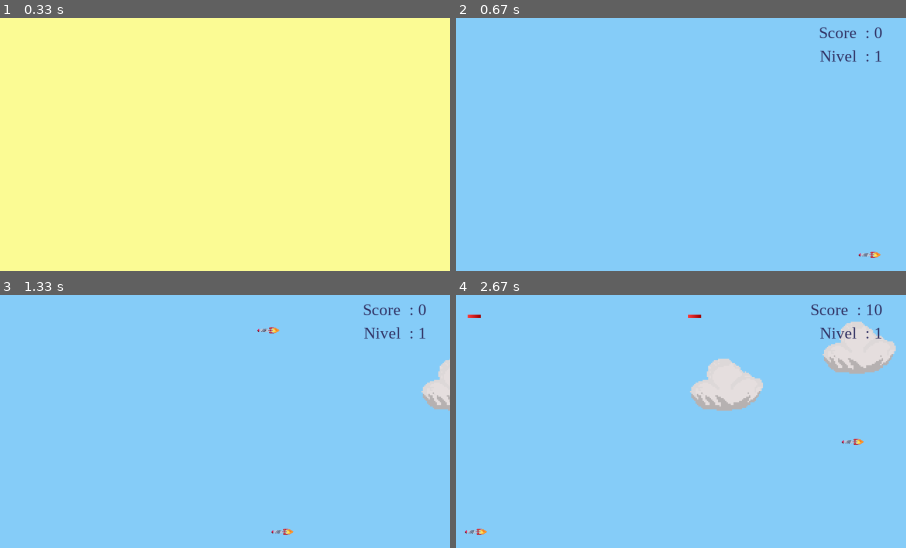
Above: before the commit, frames 1-4 (two rows, left to right).
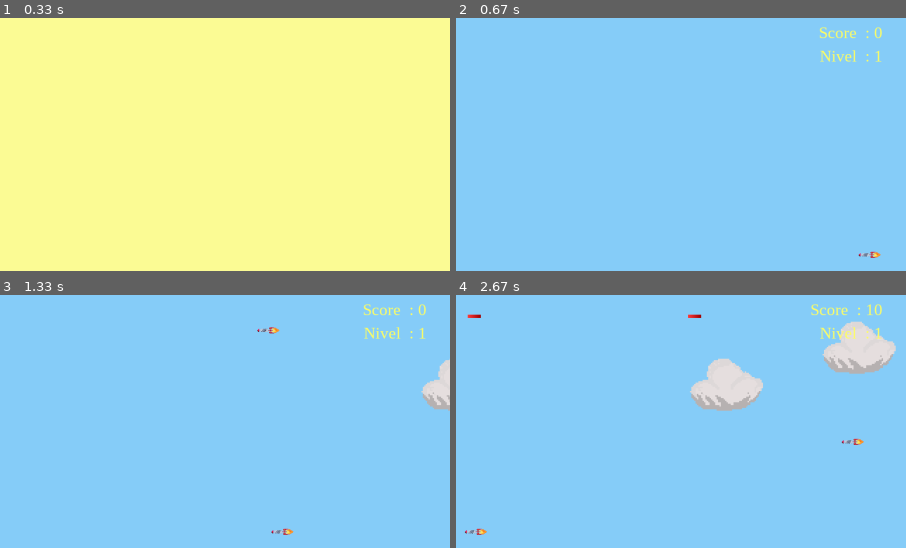
Above: after the commit, the same moments.

Repository: GeorgiGB/GeorgiGeorgiev-DI2122
Game: pygame game, started from TEMA1/ParteAmpliacion/main.py
Two runs of this game, one before a commit and one after it. Both use one fixed random seed, a clock stepped at 60 frames per second and the inputs below.
Inputs:
- Up to frame 1 (0.33 s): no input
- Up to frame 2 (0.67 s): tap P at 0.33 s
- Up to frame 3 (1.33 s): tap Space at 0.67, 1.07 s; hold Right from 1 s (still down)
- Up to frame 4 (2.67 s): tap Space at 1.37, 1.9, 2.2, 2.4 s; release Right at 1.47 s; hold Right 1.83-2.3 s; hold Left from 2.33 s (still down)
The pictures show only the part of the screen within x 50-100%, y 0-50%; the shares and areas given below are measured in that part.

Frame 1 is identical in both runs. In frame 2, 0.4% of the frame differs, in the area x 80-95%, y 3-18%; in frame 3, 0.4%; in frame 4, 0.5%, in the area x 78-95%, y 3-18%.

Commit message:
añadir misiles

Diff:
--- a/TEMA1/ParteAmpliacion/main.py
+++ b/TEMA1/ParteAmpliacion/main.py
@@ -157,7 +157,7 @@
     def marcador(surface, text, text2, size, x, y):
         font = pygame.font.SysFont("serif", size)  # fuente del marcador
         text_surface = font.render("{} : {}".format(text, text2), True,
-                                   (50, 50, 100))  # color y tamaño de la letra
+                                   (255, 255, 100))  # color y tamaño de la letra
         text_rect = text_surface.get_rect()
         text_rect.midright = (x, y)
         surface.blit(text_surface, text_rect)
